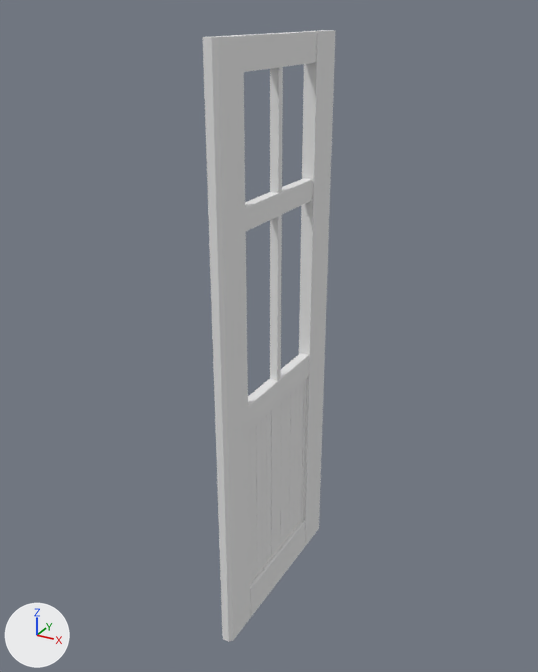
An edit to the OBJ model PantyHouse/models/door1_3.obj, drawn before and after from the same camera.
Both versions are drawn from a 50 mm lens placed at (119.0, -265.0, 227.0), pointed at (-6.0, -40.0, 114.0). Arrows for +X, +Y and +Z are at lower left; the lights stay in place. Where no turn or scale is listed for an object, it has been applied to the vertices.

Names of what the first picture shows: 'door1_3'.
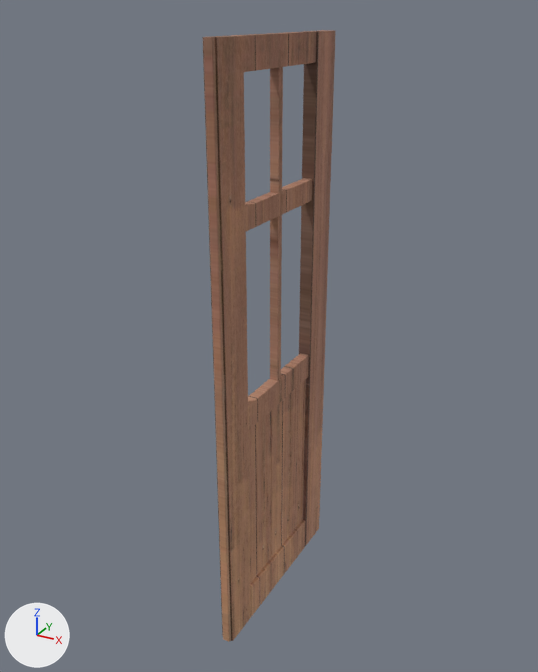
The change, as JSON lines over the scene's bpy script:
```json
{"op": "add", "block": "img_door1_bmp", "code": ["img_door1_bmp = load_image('door1.bmp', '../textures/door1.bmp', 1100, 733, 'sRGB')"]}
{"op": "remove", "block": "mat_door_double_blinn39sg1", "code": "mat_door_double_blinn39sg1.base_color = (0.8, 0.8, 0.8)  # white #e7e7e7"}
{"op": "add", "block": "mat_door_double_blinn39sg1", "code": "mat_door_double_blinn39sg1.texture = img_door1_bmp"}
```

Boxes (x1, y1, x2, y2) around the edits, measured in the pictures (538 x 672 px):
```json
{"object": "door1_3", "change": "surface changed", "before": [202, 30, 336, 642], "after": [202, 30, 336, 642], "on screen": "grey to brown"}
```
